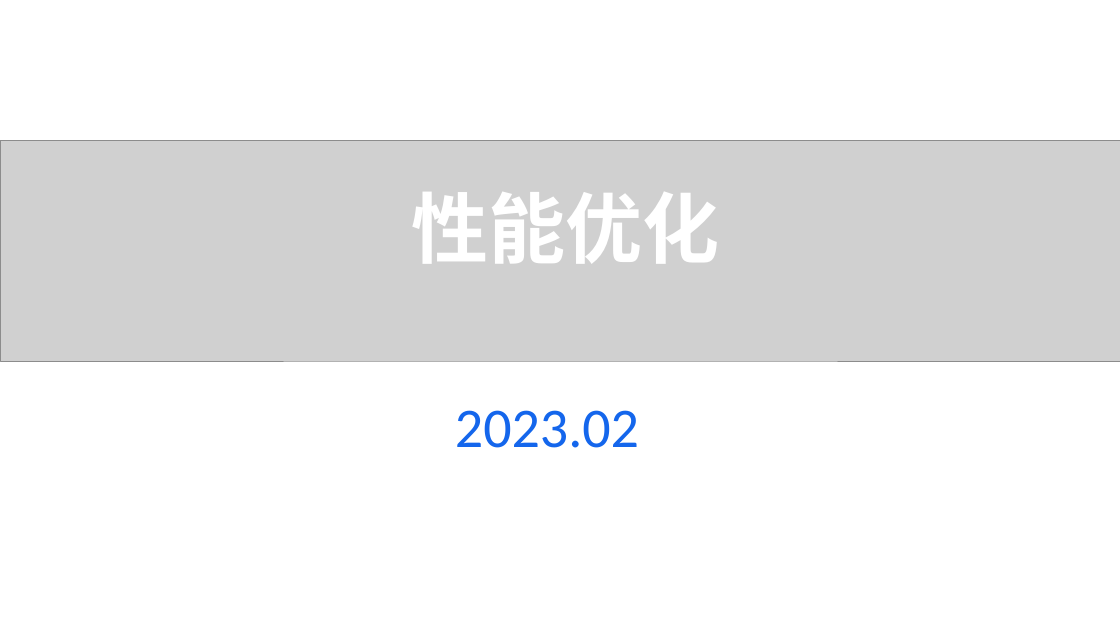
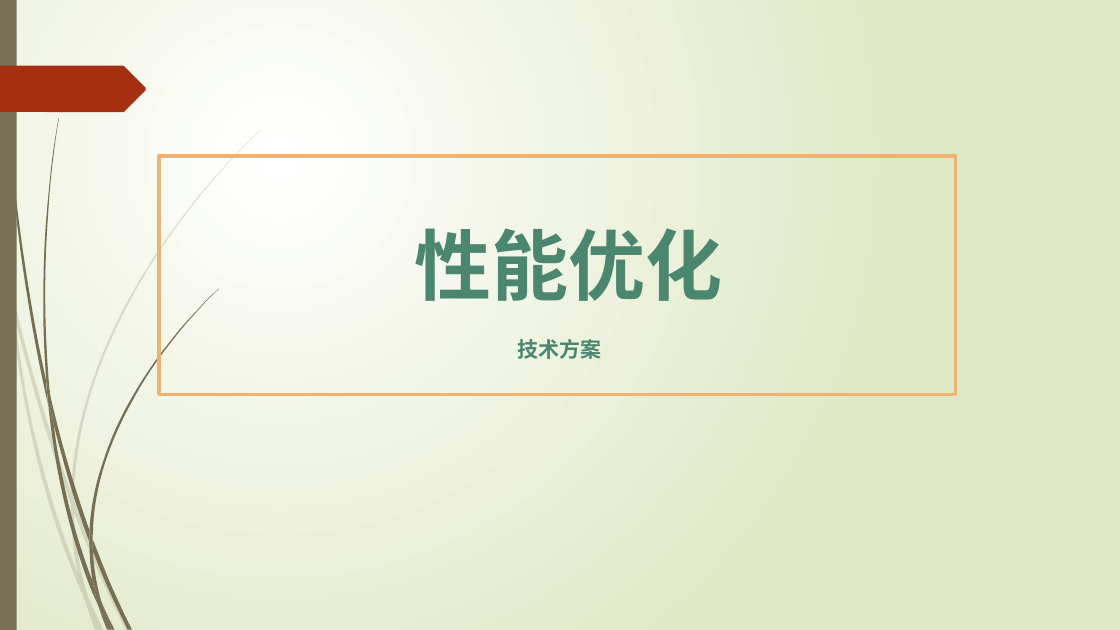
Before and after one commit to ltybjeagle/project-ltydemo, a slide deck: slide 1 of doc/04_性能优化.pptx. Drawn at 1120x630 pixels with LibreOffice and Linux fonts; fonts in the diff are those of the drawing; grey boxes stand for pictures. Boxes give left, top, right and bottom in pixels: in the first picture for what was removed or moved away, otherwise in the second. Text is boxed around its words. In the diff, an @@ line names an element or a change of style, - is before the commit and + after.

Commit message:
技术知识点整理

```diff
--- a/doc/04_性能优化.pptx
+++ b/doc/04_性能优化.pptx
@@ background #FFFFFF to gradient #FFFFFF to #DFE8C4 @@
@@ rectangle added at <box>0,0,17,630</box>, fill #766F54 @@
@@ freeform shape added at <box>0,66,146,112</box>, fill #A53010 @@
@@ picture removed at <box>1,141,1120,361</box> @@
@@ rectangle added at <box>160,156,956,394</box>, outline #ACBC92 3 pt @@
@@ text "性能优化": place and size @@
-text "性能优化" at <box>411,192,719,263</box>
+text "性能优化" at <box>415,228,723,301</box>
@@ text "性能优化" at <box>415,228,723,301</box>: text colour #FFFFFF to #4B866E @@
@@ text added at <box>518,339,602,359</box>, 18 pt, text #4B866E, bold @@
+技术方案
@@ text removed at <box>455,410,639,448</box> @@
-2023.02
@@ group added at <box>0,129,262,630</box>: 10 freeform shapes @@
@@ group added at <box>3,0,218,630</box>: 12 freeform shapes @@
```
Also in this commit, not shown: 1 other slide changed, 4 slides added, 1 slide removed, 2 other files.
